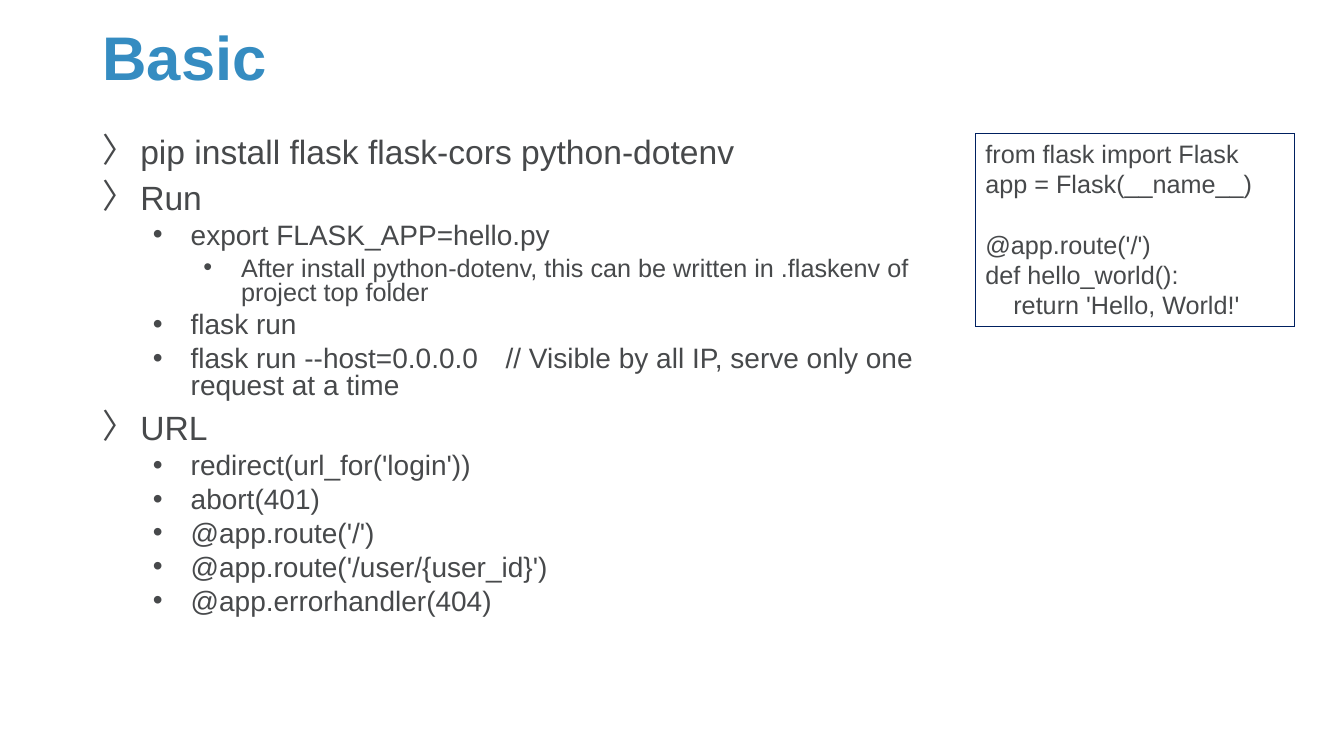
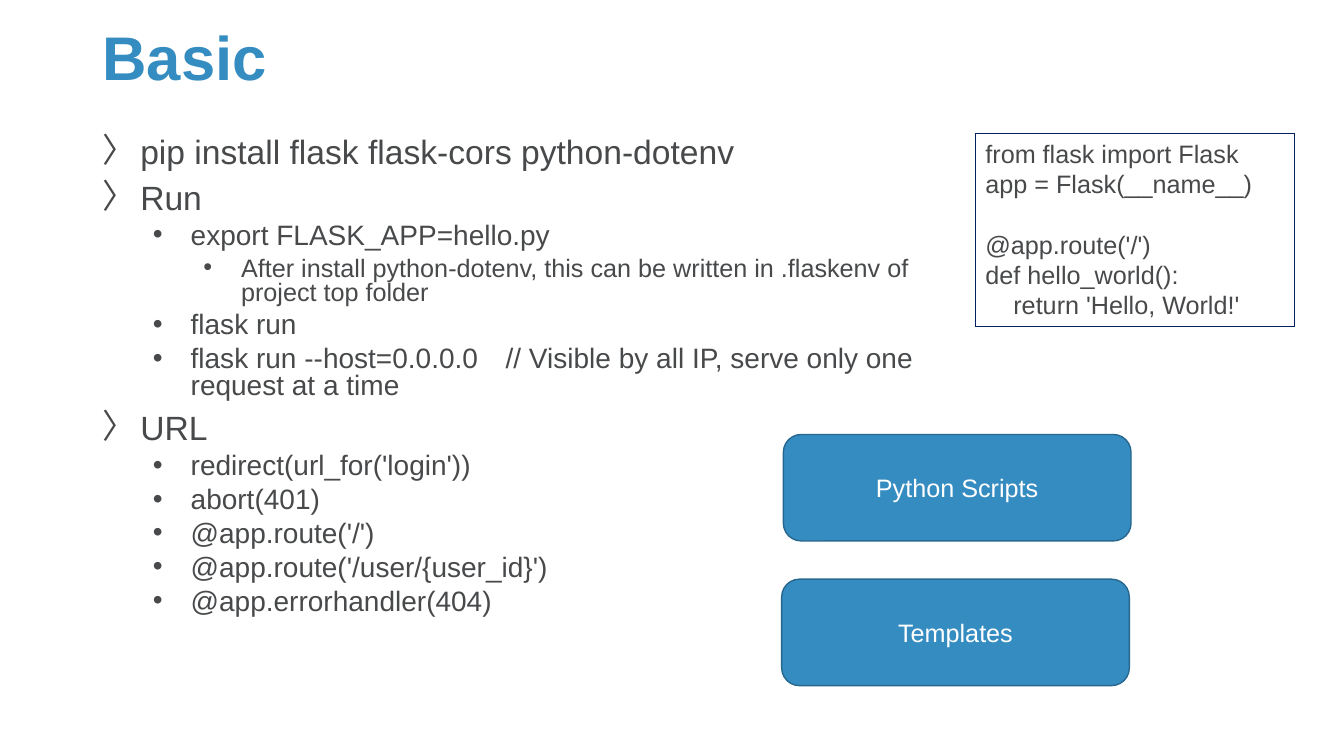
Before and after one commit to Sparks-Lu/TechNotes, a slide deck: slide 3 of Web/Flask-Notes.pptx. Drawn at 1344x756 pixels with LibreOffice and Linux fonts; fonts in the diff are those of the drawing; background and template pictures are left out. Boxes give left, top, right and bottom in pixels: in the first picture for what was removed or moved away, otherwise in the second. Text is boxed around its words. In the diff, an @@ line names an element or a change of style, - is before the commit and + after.

```diff
--- a/Web/Flask-Notes.pptx
+++ b/Web/Flask-Notes.pptx
@@ rounded rectangle added at (x1=783, y1=435, x2=1131, y2=541), fill #358CC1, outline #27688F 1 pt, 18 pt, text #FFFFFF @@
+Python Scripts
@@ rounded rectangle added at (x1=781, y1=580, x2=1129, y2=687), fill #358CC1, outline #27688F 1 pt, 18 pt, text #FFFFFF @@
+Templates
```
Also in this commit, not shown: 4 other slides changed, 4 slides added, 8 other files.
